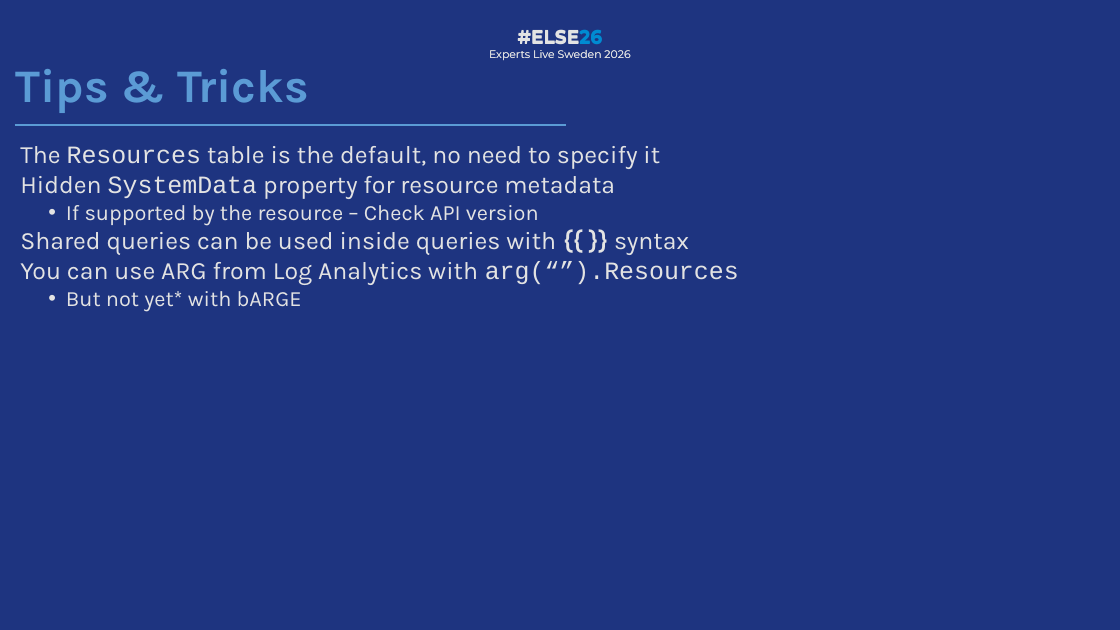
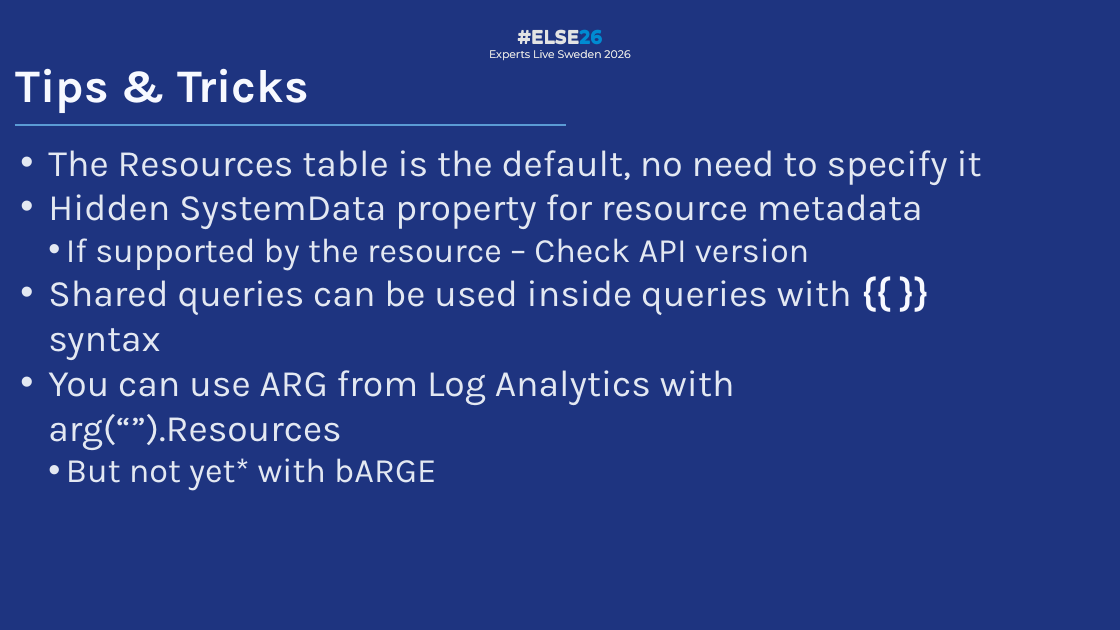
Before and after one commit to PalmEmanuel/ELSE26, a slide deck: slide 20 of ELSE26_TreasureHuntingInAzureWithKQL.pptx. Drawn at 1120x630 pixels with LibreOffice and Linux fonts; fonts in the diff are those of the drawing; background and template pictures are left out. Boxes give left, top, right and bottom in pixels: in the first picture for what was removed or moved away, otherwise in the second. Text is boxed around its words. In the diff, an @@ line names an element or a change of style, - is before the commit and + after.

```diff
--- a/ELSE26_TreasureHuntingInAzureWithKQL.pptx
+++ b/ELSE26_TreasureHuntingInAzureWithKQL.pptx
@@ title "Tips & Tricks" at (16, 68, 308, 113): text colour #5B9BD5 to #F7F9FF @@
@@ text "The Resources table is the ..." at (48, 150, 982, 491): size 32 to 48 pt in "The Resources table is the default, no ...", "Hidden SystemData property for resource metadata", "Shared queries can be used inside queries ...", "You can use ARG from Log Analytics ..."; font Courier New to Karla in "Resources", "SystemData", "arg(“”).Resources"; text colour #E3E3E3 to #E3E8F2; size 28 to 44 pt in "If supported by the resource – Check ...", "But not yet* with bARGE"; text colour #E3E3E3 to #F7F9FF in "{{ }}"; bullet none to • @@
```
Also in this commit, not shown: 22 other slides changed, 1 slide removed.
